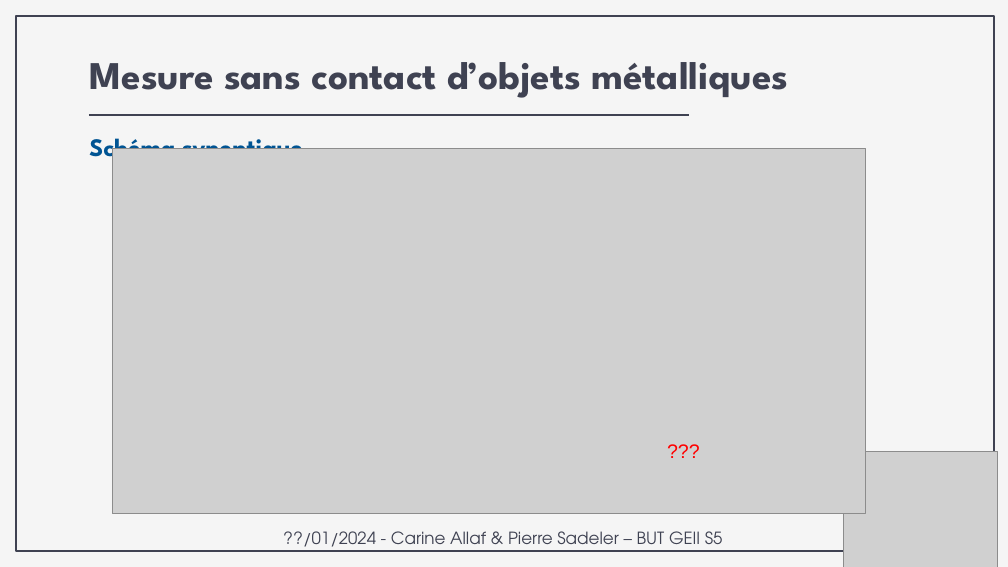
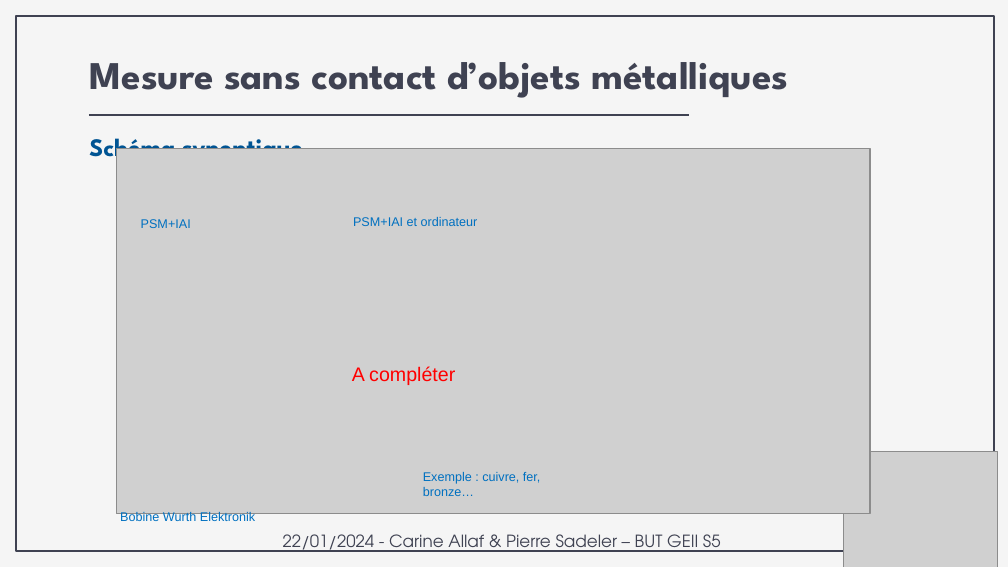
Before and after one commit to psadelerge1/mesures_sans_contact_obj_met, a slide deck: slide 3 of word/PP_Allaf_Sadeler.pptx. Drawn at 1008x567 pixels with LibreOffice and Linux fonts; fonts in the diff are those of the drawing; grey boxes stand for pictures. Boxes give left, top, right and bottom in pixels: in the first picture for what was removed or moved away, otherwise in the second. Text is boxed around its words. In the diff, an @@ line names an element or a change of style, - is before the commit and + after.

```diff
--- a/word/PP_Allaf_Sadeler.pptx
+++ b/word/PP_Allaf_Sadeler.pptx
@@ picture: place and size @@
-picture at bbox=[112, 148, 866, 513]
+picture at bbox=[116, 148, 870, 513]
@@ text added at bbox=[141, 219, 191, 228], 9 pt, text #0070C0 @@
+PSM+IAI
@@ text added at bbox=[353, 217, 478, 226], 9 pt, text #0070C0 @@
+PSM+IAI et ordinateur
@@ text added at bbox=[352, 366, 455, 385], 14 pt, text #FF0000 @@
+A compléter
@@ text removed at bbox=[657, 434, 721, 469] @@
-???
@@ text added at bbox=[423, 472, 541, 496], 9 pt, text #0070C0 @@
+Exemple : cuivre, fer, bronze…
@@ text added at bbox=[120, 512, 255, 521], 9 pt, text #0070C0 @@
+Bobine Wurth Elektronik
@@ text at bbox=[283, 534, 721, 552]: text changed @@
-??/01/2024 - Carine Allaf & Pierre Sadeler – BUT GEII S5
+22/01/2024 - Carine Allaf & Pierre Sadeler – BUT GEII S5
```
Also in this commit, not shown: 16 other slides changed, 4 other files.
